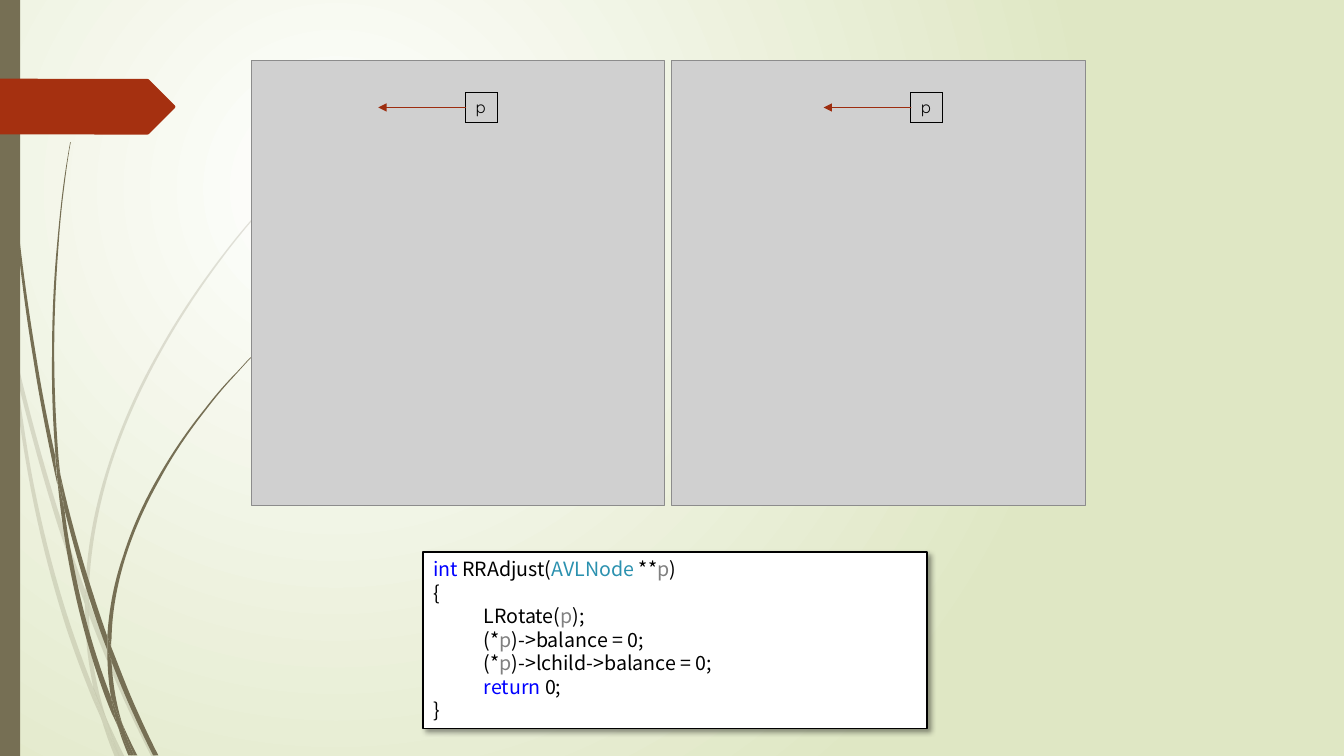
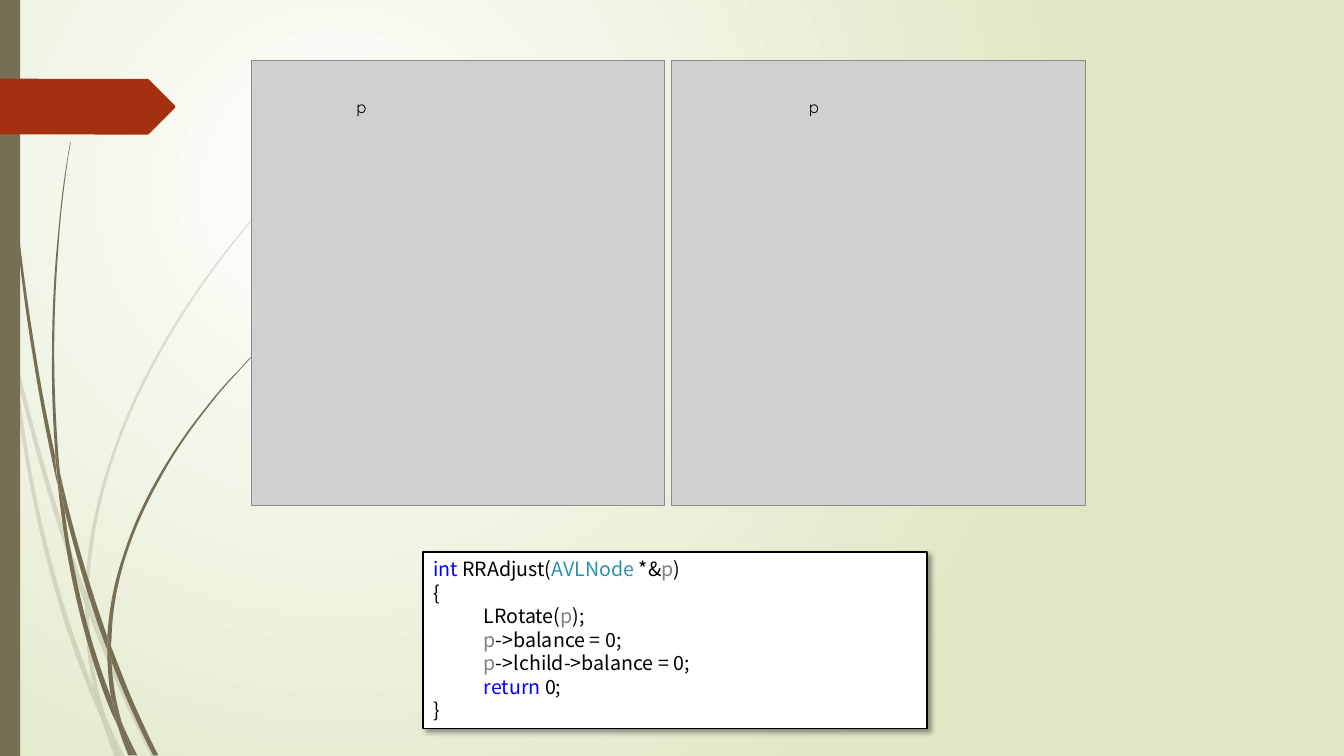
Before and after one commit to TeacherPeng/Datastruct, a slide deck: slide 37 of 教案/第08章 集合与查找.pptx. Drawn at 1344x756 pixels with LibreOffice and Linux fonts; fonts in the diff are those of the drawing; grey boxes stand for pictures. Boxes give left, top, right and bottom in pixels: in the first picture for what was removed or moved away, otherwise in the second. Text is boxed around its words. In the diff, an @@ line names an element or a change of style, - is before the commit and + after.

```diff
--- a/教案/第08章 集合与查找.pptx
+++ b/教案/第08章 集合与查找.pptx
@@ text "p" at (356,104,366,116): outline #000000 0.75 pt to none @@
@@ text "p": place and size @@
-text "p" at (466,93,498,123)
+text "p" at (356,104,366,116)
@@ arrow removed from (466, 108) to (378, 108) @@
@@ text "p": place and size @@
-text "p" at (911,93,944,123)
+text "p" at (809,104,819,117)
@@ text "p" at (809,104,819,117): outline #000000 0.75 pt to none @@
@@ arrow removed from (911, 108) to (824, 108) @@
@@ text in rectangle at (433,560,680,581): text changed @@
-int RRAdjust(AVLNode **p)
+int RRAdjust(AVLNode *&p)
@@ text in rectangle at (484,627,689,675): text changed @@
-  (*p)->balance = 0;
-  (*p)->lchild->balance = 0;
+  p->balance = 0;
+  p->lchild->balance = 0;
```
Also in this commit, not shown: 8 other slides changed, 1 other file.
